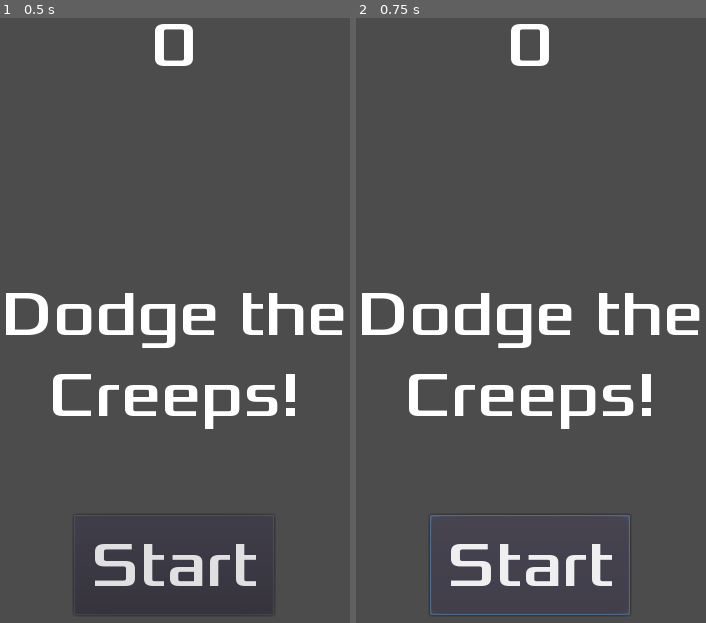
Above: before the commit, frames 1-2 (left to right).
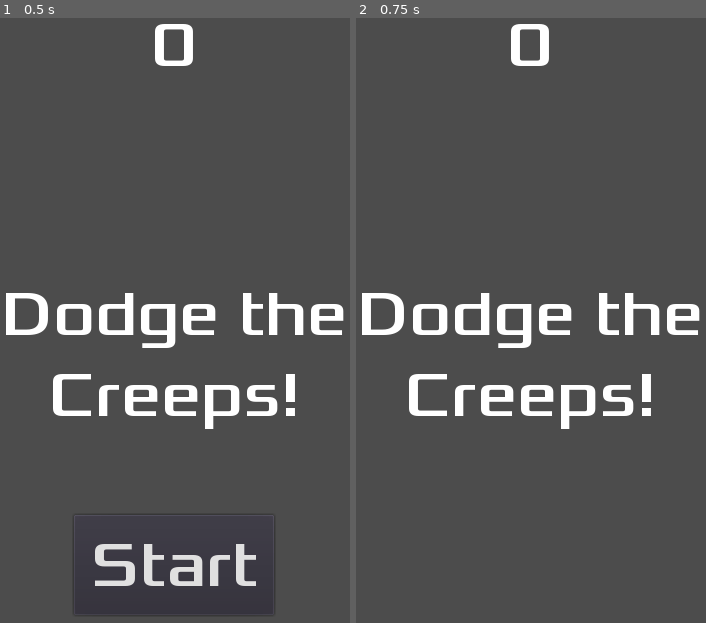
Above: after the commit, the same moments.

Repository: fisheye36/dodge-the-creeps
Game: Godot game, scene res://scenes/HUD/HUD.tscn
The game is run twice, just before and just after one commit, with the same random seed, the same clock (stepped at 60 frames per second) and the same inputs. This scene is started directly instead of the project's main scene.
Inputs:
- Up to frame 1 (0.5 s): no input
- Up to frame 2 (0.75 s): click "Start" at 0.5 s

Frame 1 is identical in both runs. In frame 2, 1.6% of the frame differs, in the area x 21-79%, y 82-99%.

Commit message:
Add HUD behavior

Diff:
--- /dev/null
+++ b/scenes/HUD/HUD.gd
@@ -0,0 +1,40 @@
+extends CanvasLayer
+
+signal start_game
+
+export (String, MULTILINE) var initial_message := 'Dodge the Creeps!'
+
+const START_BUTTON_REENABLE_DELAY := 1.0
+
+onready var message_label := $MessageLabel as Label
+onready var message_timer := $MessageTimer as Timer
+onready var start_button := $StartButton as Button
+
+func show_game_over() -> void:
+    show_message('Game Over')
+    _show_initial_message_after_delay()
+    _enable_start_button_after_delay()
+
+func show_message(message: String, is_temporary := true) -> void:
+    message_label.text = message
+    message_label.show()
+    if is_temporary:
+        message_timer.start()
+
+func _show_initial_message_after_delay() -> void:
+    yield(message_timer, 'timeout')
+    show_message('Dodge the Creeps!', false)
+
+func _enable_start_button_after_delay() -> void:
+    yield(get_tree().create_timer(START_BUTTON_REENABLE_DELAY), 'timeout')
+    start_button.show()
+
+func update_score(score: int) -> void:
+    ($ScoreLabel as Label).text = str(score)
+
+func _on_start_pressed() -> void:
+    start_button.hide()
+    emit_signal('start_game')
+
+func _on_message_timer_timeout() -> void:
+    message_label.hide()
--- a/scenes/HUD/HUD.tscn
+++ b/scenes/HUD/HUD.tscn
@@ -1,20 +1,22 @@
-[gd_scene load_steps=5 format=2]
+[gd_scene load_steps=6 format=2]
 
-[ext_resource path="res://fonts/Xolonium-Regular.ttf" type="DynamicFontData" id=1]
+[ext_resource path="res://scenes/HUD/HUD.gd" type="Script" id=1]
+[ext_resource path="res://fonts/Xolonium-Regular.ttf" type="DynamicFontData" id=2]
 
 [sub_resource type="DynamicFont" id=1]
 size = 64
-font_data = ExtResource( 1 )
+font_data = ExtResource( 2 )
 
 [sub_resource type="DynamicFont" id=2]
 size = 64
-font_data = ExtResource( 1 )
+font_data = ExtResource( 2 )
 
 [sub_resource type="DynamicFont" id=3]
 size = 64
-font_data = ExtResource( 1 )
+font_data = ExtResource( 2 )
 
 [node name="HUD" type="CanvasLayer"]
+script = ExtResource( 1 )
 
 [node name="ScoreLabel" type="Label" parent="."]
 anchor_right = 1.0
@@ -51,3 +53,6 @@
 [node name="MessageTimer" type="Timer" parent="."]
 wait_time = 2.0
 one_shot = true
+
+[connection signal="pressed" from="StartButton" to="." method="_on_start_pressed"]
+[connection signal="timeout" from="MessageTimer" to="." method="_on_message_timer_timeout"]
